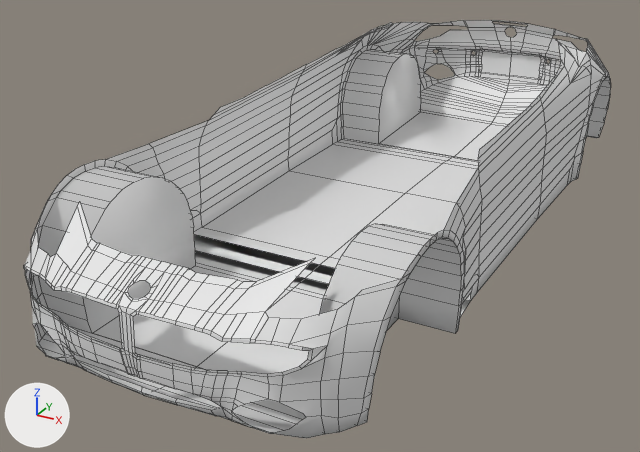
Renders of the Blender file 2019_2020/space_force_trailer/assets/jsflycar/new fisker.blend from each side of a commit.
Before and after are seen from a 50 mm camera at (1.44, -1.51, 1.57) aimed at (-0.18, 1.44, 0.1). The lights are fixed; the arrows at lower left show +X, +Y and +Z. Mesh edges are drawn as thin lines.
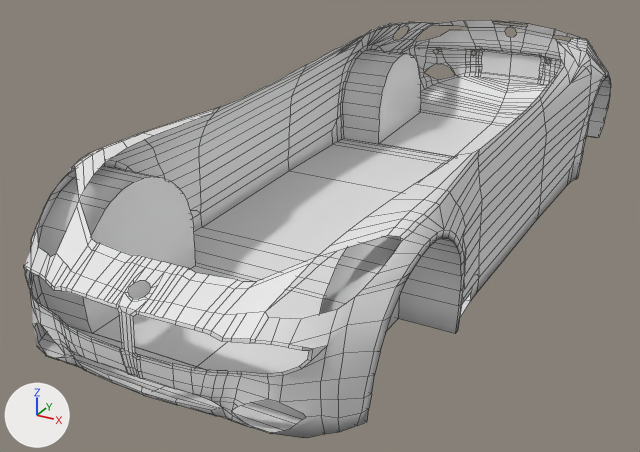
Location of each change, [x1, y1, x2, y2] in pixels of the pictures (640 x 452 px; the box of a moved part takes in the faces that stretch with it):
```json
{"part": 1, "of": "me_plane_002", "change": "built on", "before": [354, 22, 608, 72], "after": [43, 22, 608, 290]}
{"part": 2, "of": "me_plane_002", "change": "moved or reshaped", "before": [194, 234, 470, 317], "after": [194, 234, 470, 317]}
```

The change, as JSON lines over the scene's bpy script:
```json
{"block": "me_plane_002", "where": "# used by ob_plane; location = (0.0, 0.323, 0.095); scale = (0.0133, 0.0133, 0.0133)"}
{"block": "me_plane_002", "where": "# verts and faces of me_plane_002; kept vertices keep their numbers, new ones are numbered from 669"}
{"block": "me_plane_002", "where": "# before: 41 (45.0, 60.0, 1.0) at pixel (470, 301), 570 (45.0, 51.0, 0.0) at pixel (460, 317), 577 (0.0, 60.0, 1.0) at pixel (319, 264), 579 (0.0, 51.0, 0.0) at pixel (305, 278)"}
{"op": "remove", "block": "me_plane_002", "code": "me_plane_002.from_pydata(...)  # 669 vertices, 492 faces; spans x 0.0..48.0, y -21.0..227.0, z 0.0..47.0"}
{"op": "add", "block": "me_plane_002", "code": "me_plane_002.from_pydata(...)  # 728 vertices, 539 faces; spans x 0.0..48.0, y -21.0..227.0, z 0.0..47.0"}
{"block": "me_plane_002", "change": "me_plane_002 part 1"}
{"block": "me_plane_002", "change": "2 vertices are removed from x 36.0..38.0, y 196.0..204.0, z 41.0..42.0"}
{"block": "me_plane_002", "change": "7 faces are deleted"}
{"block": "me_plane_002", "change": "6 vertices move from x 32.0..38.0, y 171.0..219.0, z 32.0..46.0 to x 32.0..40.0, y 172.0..217.0, z 32.0..46.0"}
{"block": "me_plane_002", "change": "61 vertices are added at x 31.0..45.0, y 4.0..209.0, z 33.0..44.0"}
{"block": "me_plane_002", "change": "54 new faces join them"}
{"block": "me_plane_002", "change": "me_plane_002 part 2"}
{"op": "add", "block": "me_plane_002", "code": "delete_faces([(41, 577, 579, 570)])"}
{"op": "add", "block": "me_plane_002", "code": "faces += [(41, 570, 579, 577)]"}
```
